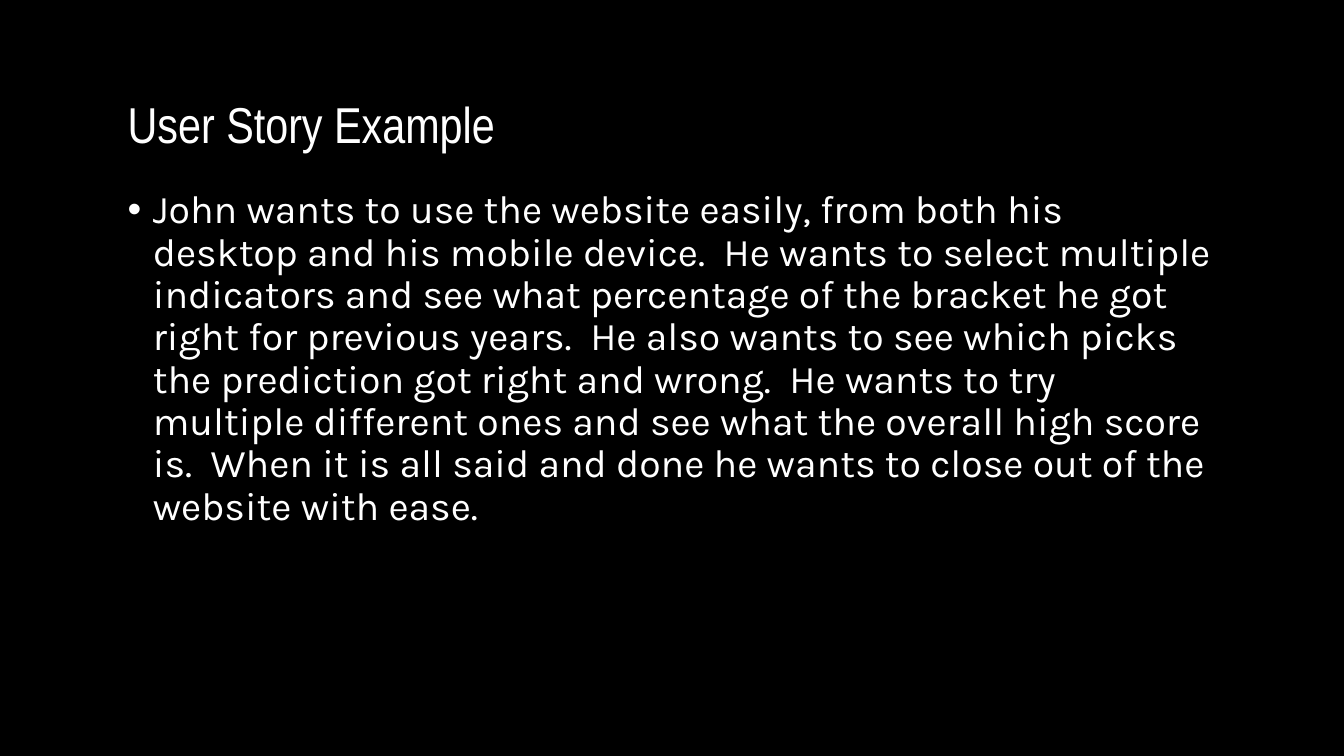
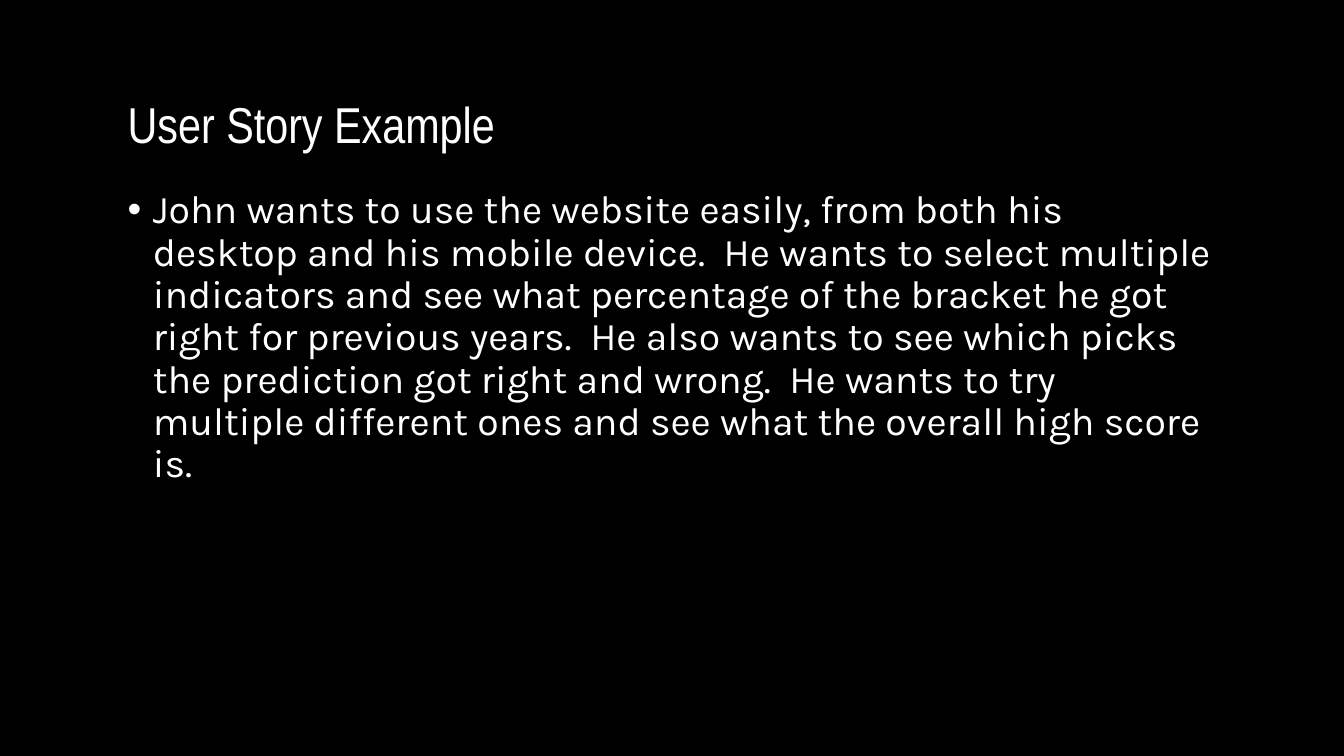
Before and after one commit to hattas/ncaa-bracket-predictor, a slide deck: slide 3 of documentation/sprint 4/Sprint 4 powerpoint.pptx. Drawn at 1344x756 pixels with LibreOffice and Linux fonts; fonts in the diff are those of the drawing; background and template pictures are left out. Boxes give left, top, right and bottom in pixels: in the first picture for what was removed or moved away, otherwise in the second. Text is boxed around its words. In the diff, an @@ line names an element or a change of style, - is before the commit and + after.

```diff
--- a/documentation/sprint 4/Sprint 4 powerpoint.pptx
+++ b/documentation/sprint 4/Sprint 4 powerpoint.pptx
@@ text at (153, 196, 1211, 478): text changed @@
-• John wants to use the website easily, from both his desktop and his mobile device. He wants to select multiple indicators and see what percentage of the bracket he got right for previous years. He also wants to see which picks the prediction got right and wrong. He wants to try multiple different ones and see what the overall high score is. When it is all said and done he wants to close out of the website with ease.
+• John wants to use the website easily, from both his desktop and his mobile device. He wants to select multiple indicators and see what percentage of the bracket he got right for previous years. He also wants to see which picks the prediction got right and wrong. He wants to try multiple different ones and see what the overall high score is.
```
Also in this commit, not shown: 5 other slides changed, 1 slide added, 1 slide removed, 4 other files.
